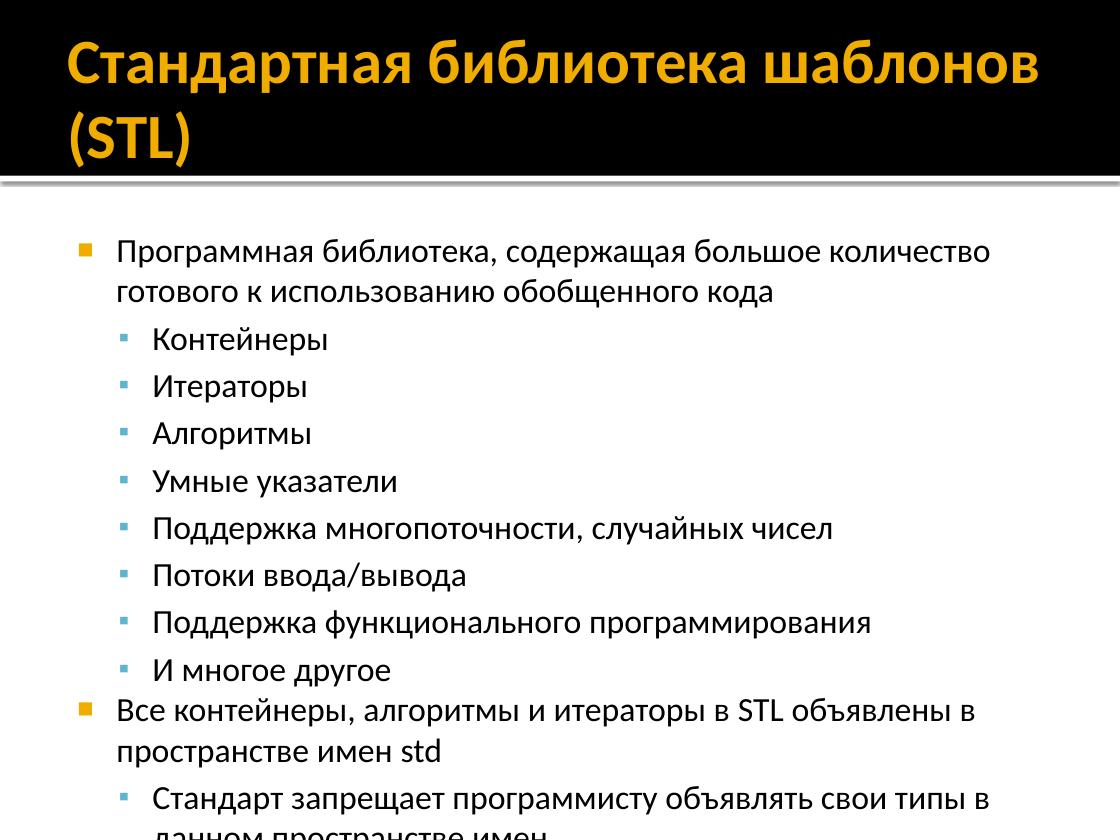
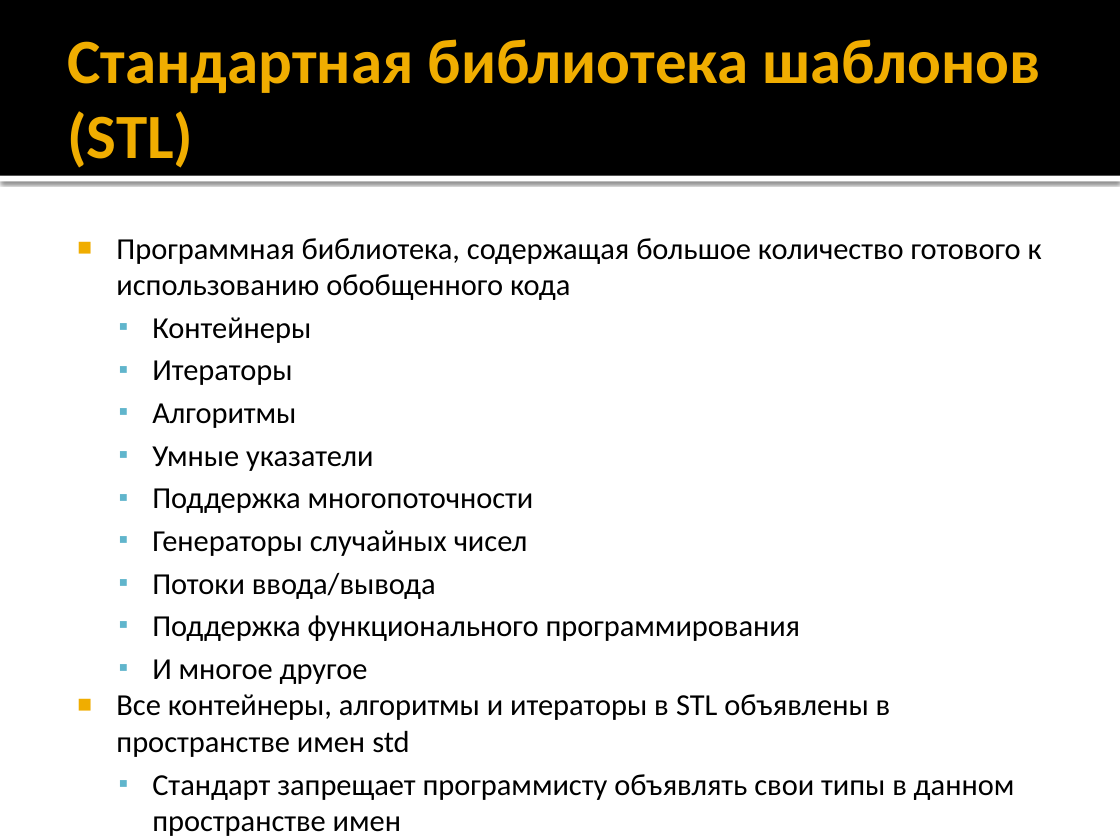
Before and after one commit to alexey-malov/oop, a slide deck: slide 126 of lectures/01/Синтаксис C++.pptx (slide 168 before the commit). Drawn at 1120x840 pixels with LibreOffice and Linux fonts; fonts in the diff are those of the drawing. Boxes give left, top, right and bottom in pixels: in the first picture for what was removed or moved away, otherwise in the second. Text is boxed around its words. In the diff, an @@ line names an element or a change of style, - is before the commit and + after.

```diff
--- a/lectures/01/Синтаксис C++.pptx
+++ b/lectures/01/Синтаксис C++.pptx
@@ text at bbox=[116, 238, 1042, 800]: size 21.7 to 19.6 pt in "Программная библиотека, содержащая большое количество готово ...", "Контейнеры", "Итераторы", "Алгоритмы" and 6 more places @@
@@ text at bbox=[152, 488, 534, 556]: text changed; size 21.7 to 19.6 pt @@
-  ▪ Поддержка многопоточности, случайных чисел
+  ▪ Поддержка многопоточности
+  ▪ Генераторы случайных чисел
```
Also in this commit, not shown: 10 other slides changed, 3 slides added, 33 other files.
